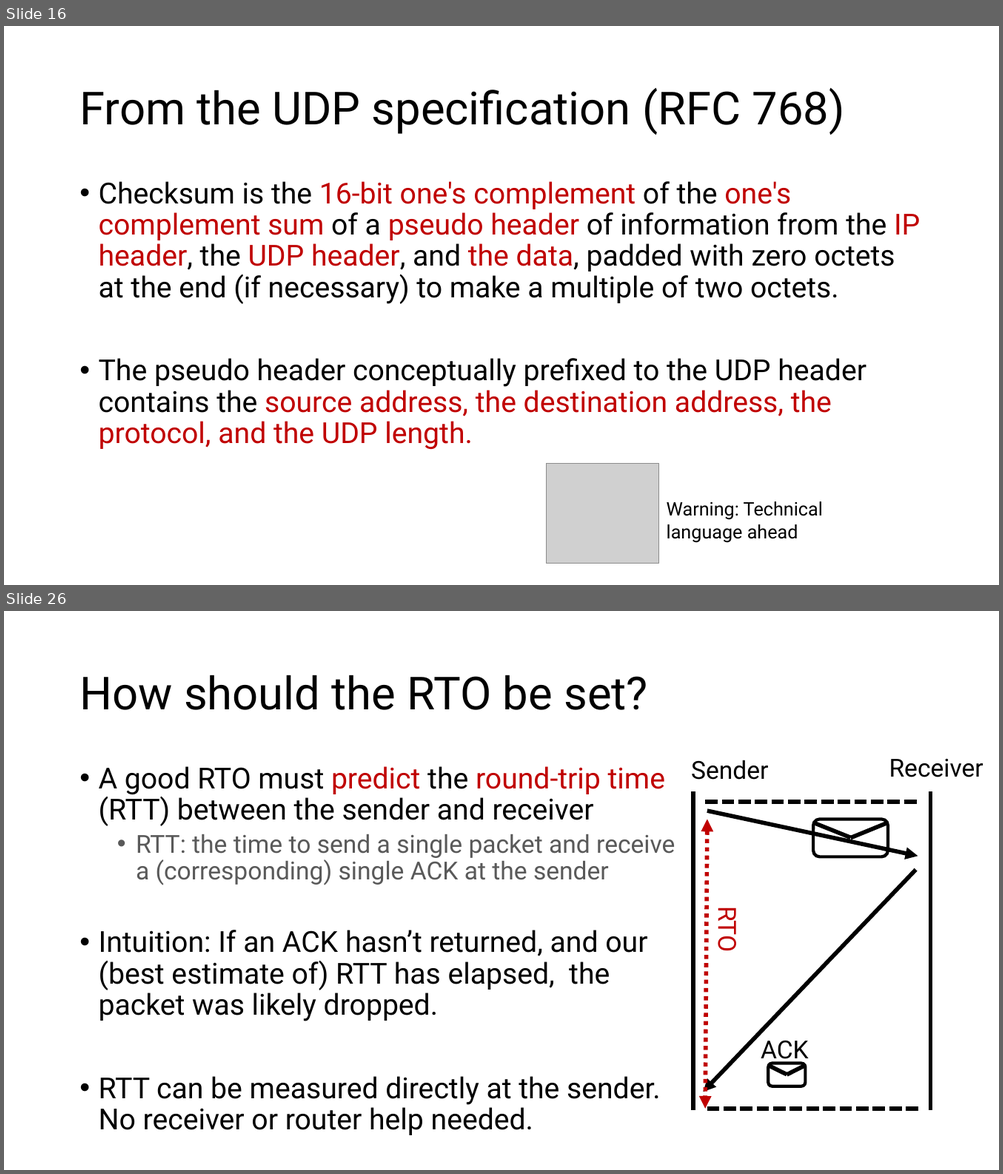
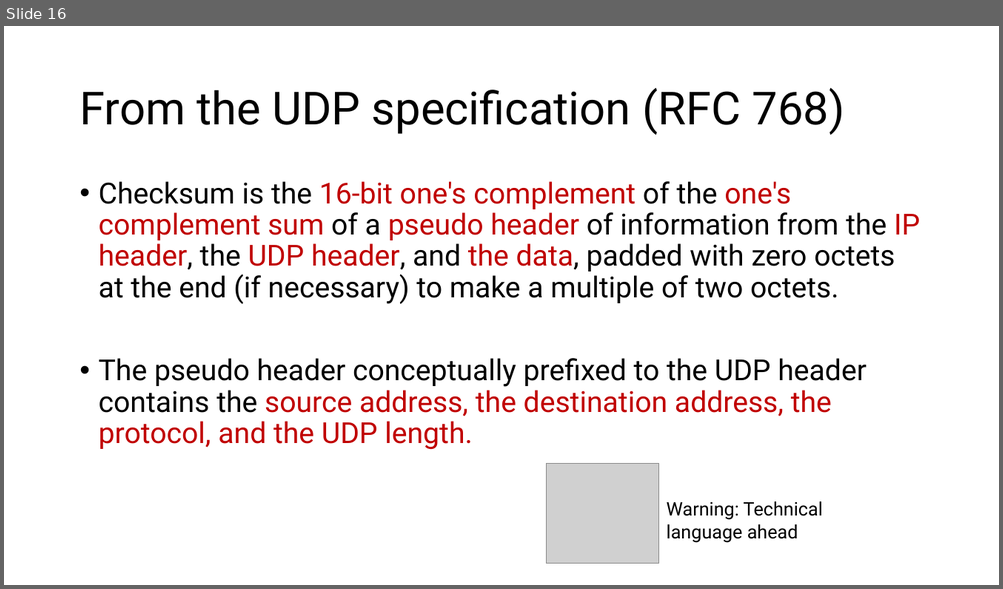
Before and after one commit to ngsrinivas/coursegen, a slide deck: ex/352-F24/staging/352-F24/lectures/12-tp-error-detection.pptx. Shown one above the other, each under a label of ours: slides 16 and 26 before the commit, slide 16 after it; the slides between them are not shown. The pictures are 1003x1174 and 1003x589 pixels, drawn with LibreOffice and Linux fonts; fonts in the diff are those of the drawing; grey boxes stand for pictures. Boxes give left, top, right and bottom in pixels: in the first picture for what was removed or moved away, otherwise in the second. Text is boxed around its words. In the diff, an @@ line names an element or a change of style, - is before the commit and + after.

```diff
--- a/ex/352-F24/staging/352-F24/lectures/12-tp-error-detection.pptx
+++ b/ex/352-F24/staging/352-F24/lectures/12-tp-error-detection.pptx
@@ slide 26 removed at [4,611,999,1170], background #FFFFFF @@
@@ title removed at [79,675,648,710] @@
-How should the RTO be set?
@@ text removed at [691,760,768,780] @@
-Sender
@@ text removed at [889,758,983,777] @@
-Receiver
@@ text removed at [99,766,674,1136] @@
-• A good RTO must predict the round-trip time (RTT) between the sender and receiver
-  • RTT: the time to send a single packet and receive a (corresponding) single ACK at the sender
-• Intuition: If an ACK hasn’t returned, and our (best estimate of) RTT has elapsed, the packet was likely dropped.
-• RTT can be measured directly at the sender. No receiver or router help needed.
@@ line removed from (694, 792) to (694, 1111) @@
@@ line removed from (706, 802) to (918, 802) @@
@@ line removed from (930, 792) to (930, 1111) @@
@@ double arrow removed from (707, 819) to (706, 1109) @@
@@ arrow removed from (707, 811) to (918, 857) @@
@@ rounded rectangle removed at [814,819,888,857] @@
@@ line removed from (814, 823) to (851, 838) @@
@@ line removed from (851, 838) to (888, 823) @@
@@ arrow removed from (916, 870) to (703, 1092) @@
@@ text removed at [711,911,744,951] @@
-RTO
@@ text removed at [760,1040,808,1065] @@
-ACK
@@ rounded rectangle removed at [768,1064,805,1087] @@
@@ line removed from (768, 1066) to (787, 1075) @@
@@ line removed from (787, 1075) to (805, 1066) @@
@@ line removed from (707, 1109) to (919, 1109) @@
```
Also in this commit, not shown: 16 other slides removed, 4 other files.
